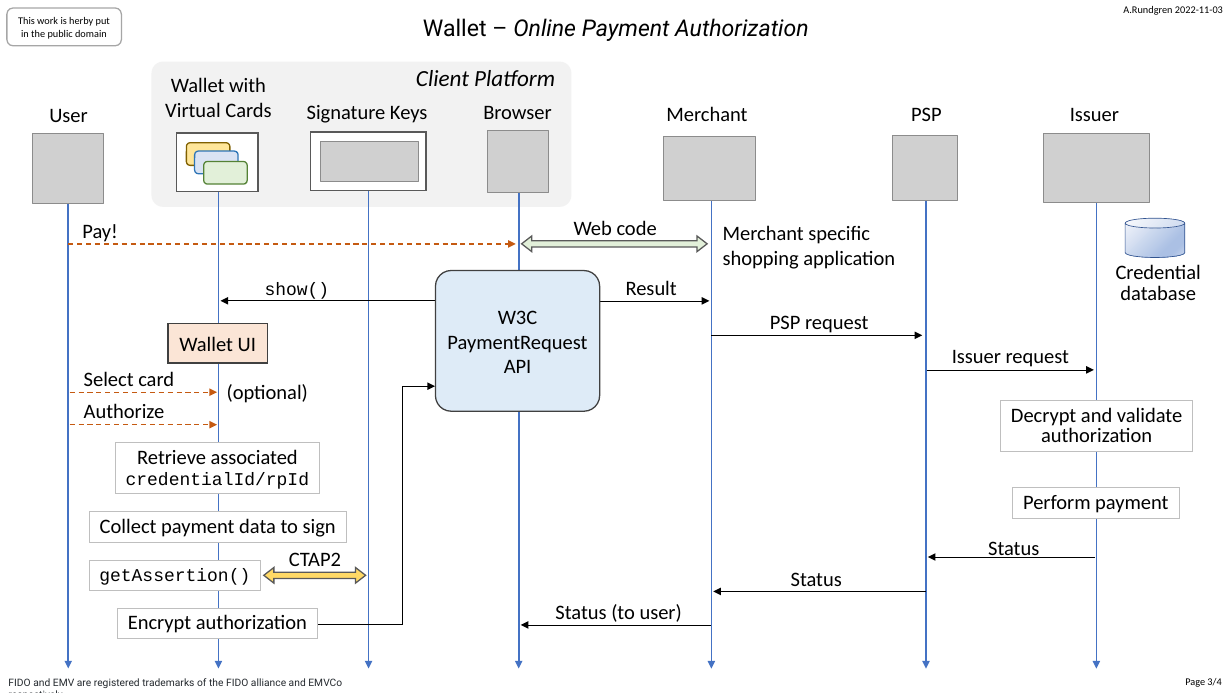
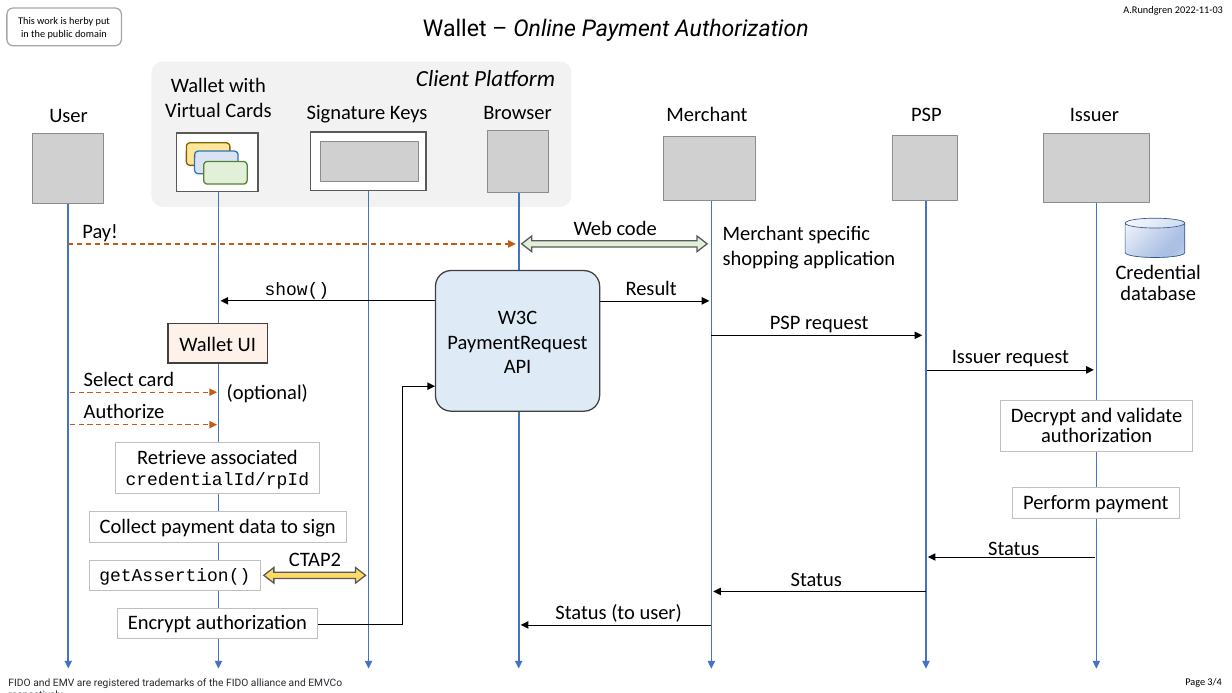
Before and after one commit to fido-web-pay/specification, a slide deck: slide 3 of fido-wallet-a.rundgren.pptx. Drawn at 1232x693 pixels with LibreOffice and Linux fonts; fonts in the diff are those of the drawing; grey boxes stand for pictures. Boxes give left, top, right and bottom in pixels: in the first picture for what was removed or moved away, otherwise in the second. Text is boxed around its words. In the diff, an @@ line names an element or a change of style, - is before the commit and + after.

```diff
--- a/fido-wallet-a.rundgren.pptx
+++ b/fido-wallet-a.rundgren.pptx
@@ rectangle "Wallet UI" at [168, 323, 268, 363]: fill #FBE5D6 to #FDF1E9 @@
```
Also in this commit, not shown: 1 other slide changed, 1 other file.
